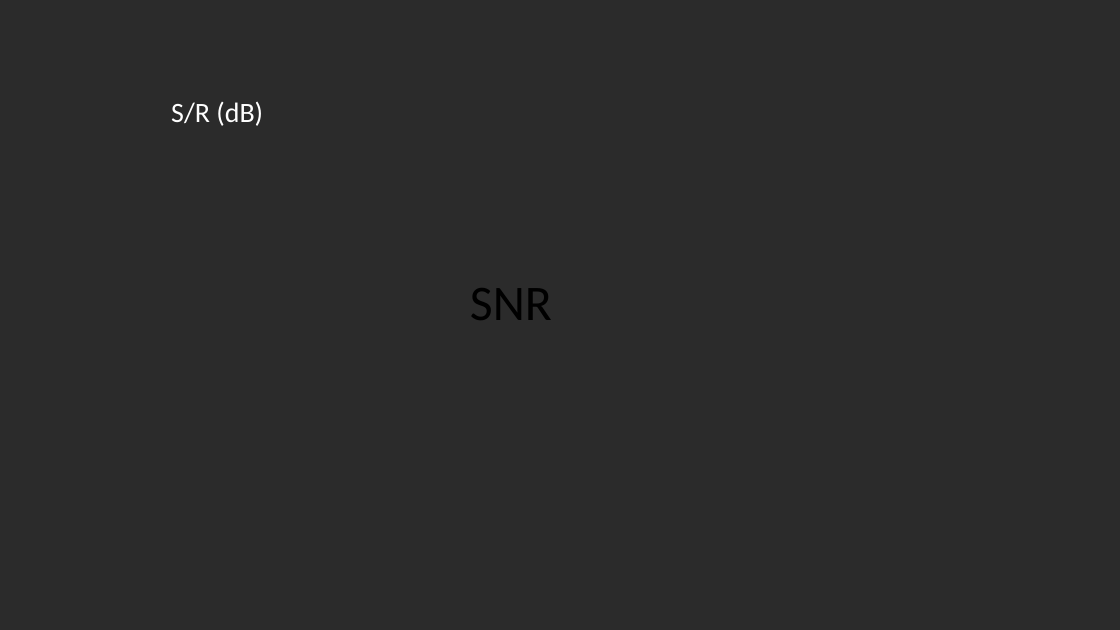
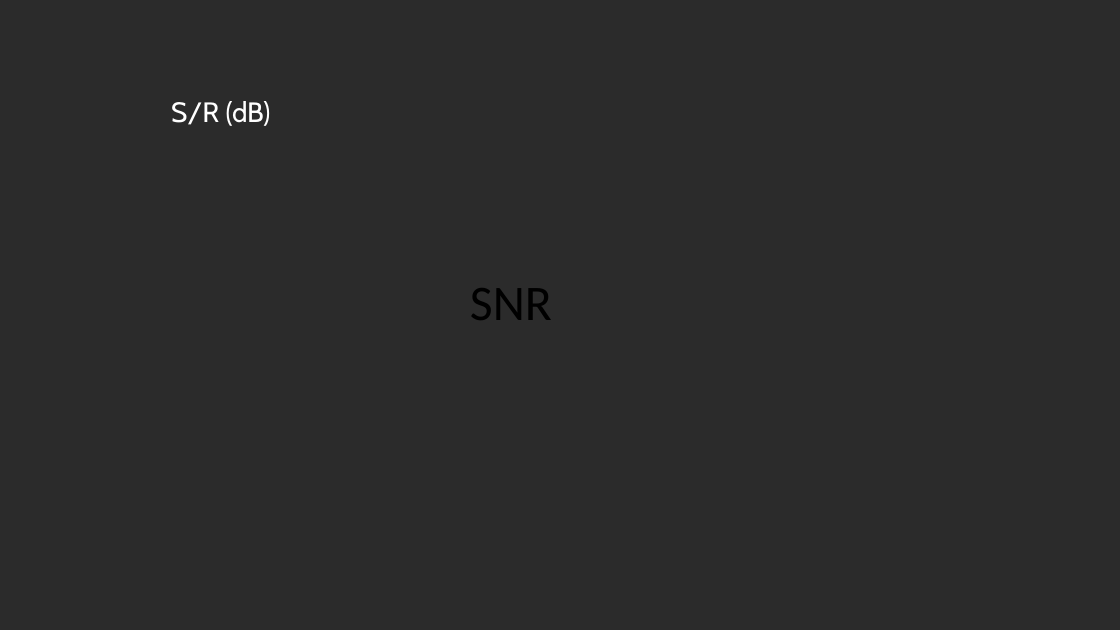
Before and after one commit to vaishnavitv/Assets-and-Publications, a slide deck: slide 39 of Speaking-Engagements/2024/Vancouver.dev/Presentation/ND-Product-Design.pptx (slide 37 before the commit). Drawn at 1120x630 pixels with LibreOffice and Linux fonts; fonts in the diff are those of the drawing; background and template pictures are left out; a plain dark background stands for a picture behind light text. Boxes give left, top, right and bottom in pixels: in the first picture for what was removed or moved away, otherwise in the second. Text is boxed around its words. In the diff, an @@ line names an element or a change of style, - is before the commit and + after.

```diff
--- a/Speaking-Engagements/2024/Vancouver.dev/Presentation/ND-Product-Design.pptx
+++ b/Speaking-Engagements/2024/Vancouver.dev/Presentation/ND-Product-Design.pptx
@@ text "S/R (dB)" at (171, 101, 271, 126): font Calibri to Cabin @@
```
Also in this commit, not shown: 15 other slides changed, 7 slides added, 4 slides removed, 1 other file.
